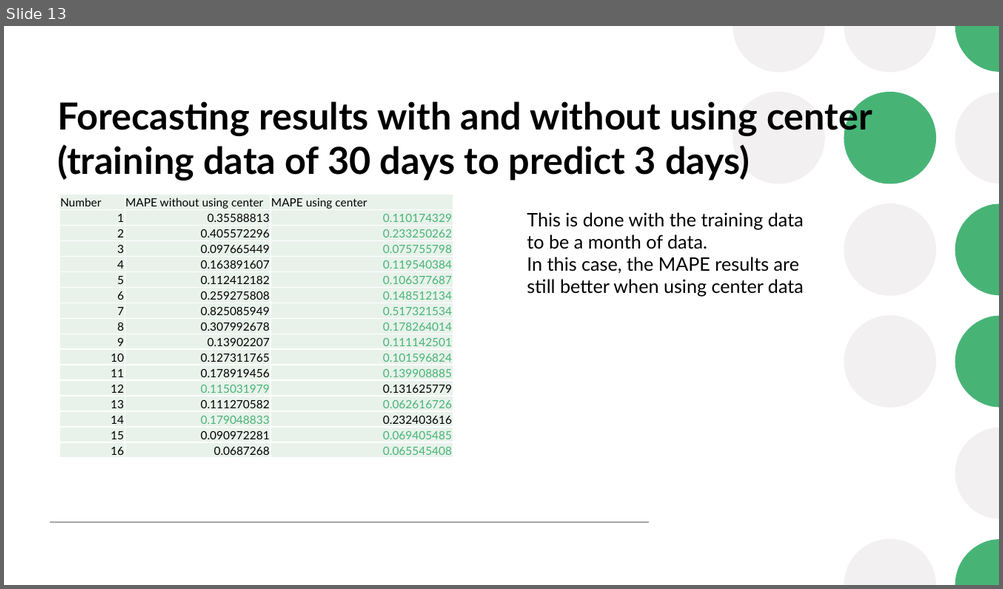
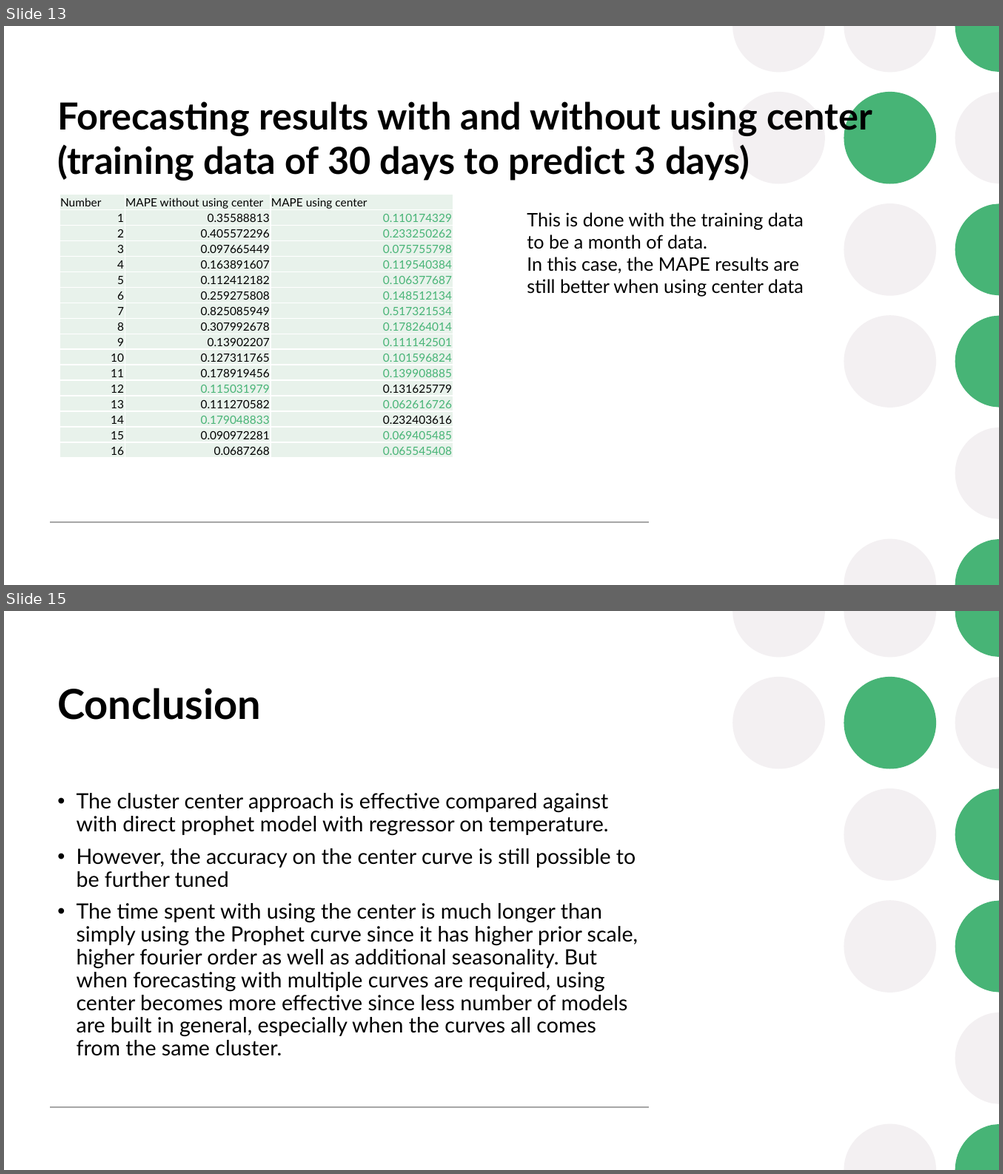
Before and after one commit to winder1991/Springboard, a slide deck: Capstone- Prototype/Prophet Forecast for Energy Data in Commercial Building.pptx. Shown one above the other, each under a label of ours: slide 13 before the commit, slides 13 and 15 after it; the slides between them are not shown. The pictures are 1003x589 and 1003x1174 pixels, drawn with LibreOffice and Linux fonts; fonts in the diff are those of the drawing. Boxes give left, top, right and bottom in pixels: in the first picture for what was removed or moved away, otherwise in the second. Text is boxed around its words. In the diff, an @@ line names an element or a change of style, - is before the commit and + after.

Commit message:
Update 2022-04-10: Capstone Prototype with seasonality 2

```diff
--- a/Capstone- Prototype/Prophet Forecast for Energy Data in Commercial Building.pptx
+++ b/Capstone- Prototype/Prophet Forecast for Energy Data in Commercial Building.pptx
@@ slide 15 added at [4, 611, 999, 1170], background #FFFFFF; not listed: 14 template elements that a slide beside it also shows @@
@@ title added at [57, 688, 261, 720], 40 pt, text #000000, bold @@
+Conclusion
@@ text added at [77, 793, 638, 1056], 20.4 pt, text #000000 @@
+• The cluster center approach is effective compared against with direct prophet model with regressor on temperature.
+• However, the accuracy on the center curve is still possible to be further tuned
+• The time spent with using the center is much longer than simply using the Prophet curve since it has higher prior scale, higher fourier order as well as additional seasonality. But when forecasting with multiple curves are required, using center becomes more effective since less number of models are built in general, especially when the curves all comes from the same cluster.
```
Also in this commit, not shown: 2 other slides added, 1 other file.
